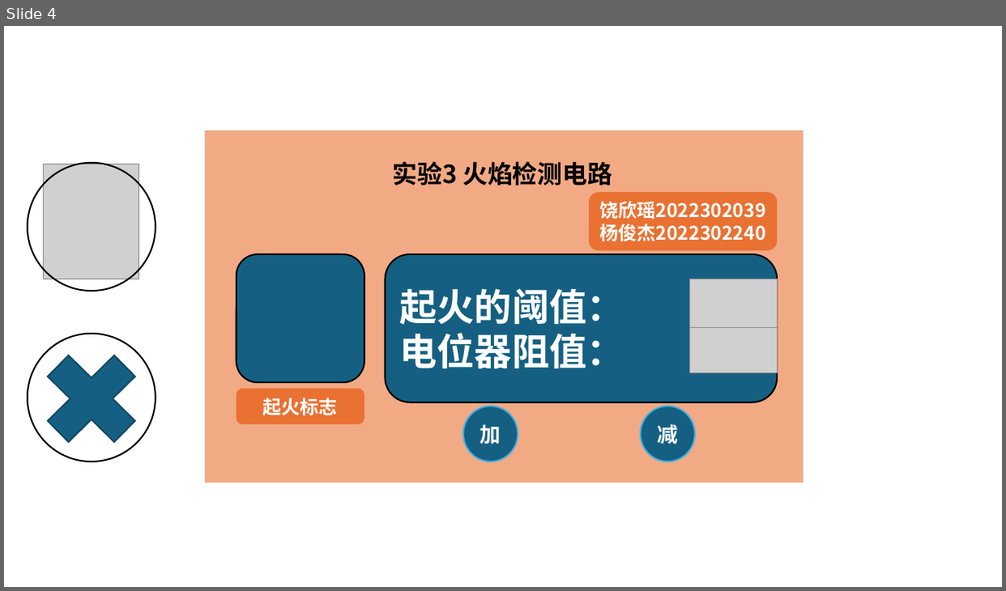
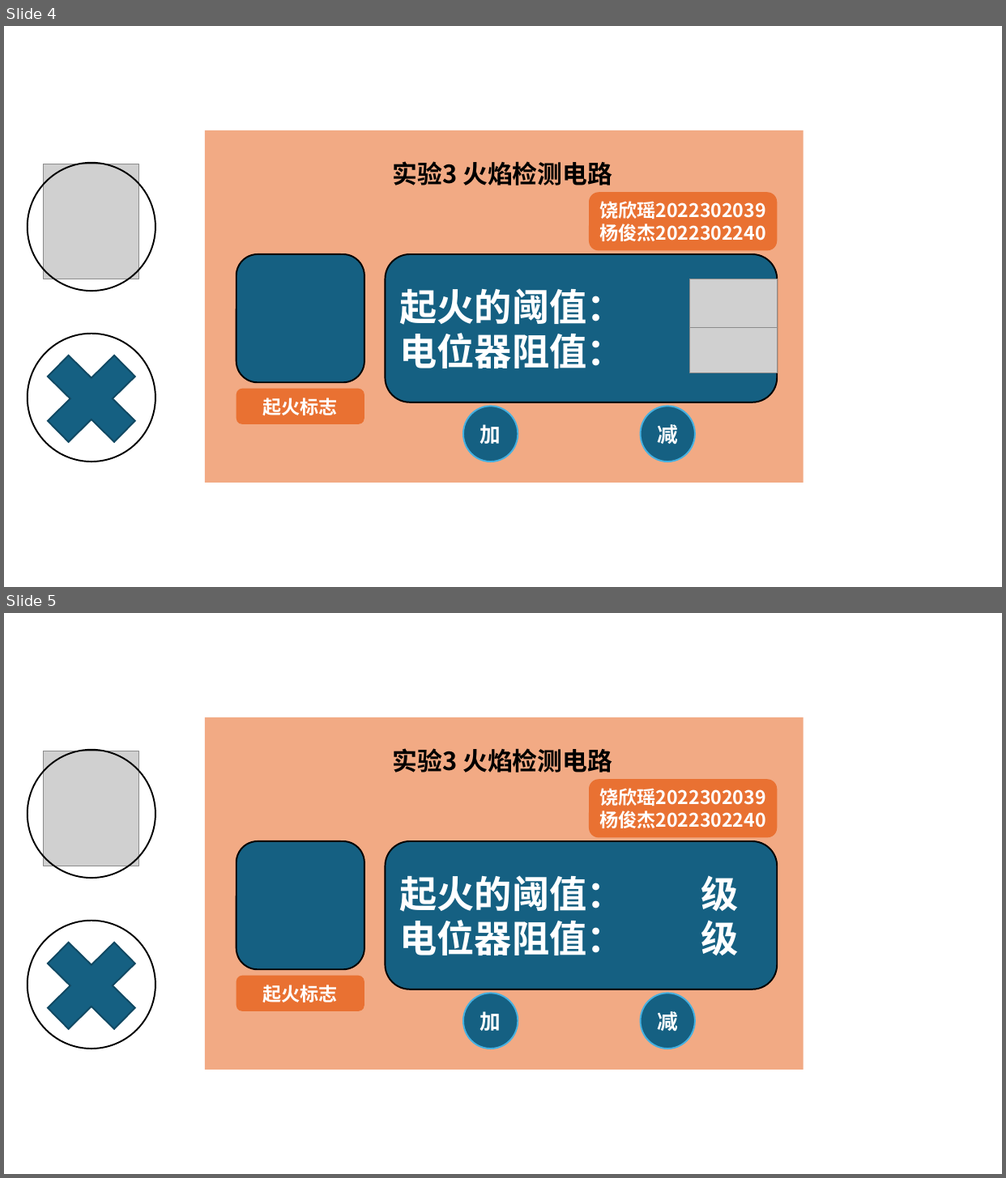
Before and after one commit to Rtwotwo/Micro-Development, a slide deck: assets/Screen_UI.pptx. Shown one above the other, each under a label of ours: slide 4 before the commit, slides 4 and 5 after it. The pictures are 1006x591 and 1006x1178 pixels, drawn with LibreOffice and Linux fonts; fonts in the diff are those of the drawing; grey boxes stand for pictures. Boxes give left, top, right and bottom in pixels: in the first picture for what was removed or moved away, otherwise in the second. Text is boxed around its words. In the diff, an @@ line names an element or a change of style, - is before the commit and + after.

```diff
--- a/assets/Screen_UI.pptx
+++ b/assets/Screen_UI.pptx
@@ slide 5 added at (4, 613, 1002, 1174), background #FFFFFF @@
@@ rectangle added at (205, 717, 803, 1071), fill #F2AA84 @@
@@ ellipse added at (27, 750, 155, 878), outline #000000 1.5 pt @@
@@ picture added at (44, 751, 138, 866) @@
@@ text added at (393, 748, 612, 773), 24 pt, text #000000, bold @@
+实验3 火焰检测电路
@@ rounded rectangle added at (589, 779, 777, 837), fill #E97132, 18 pt, text #FFFFFF, bold @@
+饶欣瑶2022302039
+杨俊杰2022302240
@@ rounded rectangle added at (236, 841, 364, 969), fill #156082, outline #000000 1.5 pt @@
@@ rounded rectangle added at (385, 841, 778, 990), fill #156082, outline #000000 1.5 pt, 36 pt, text #FFFFFF, bold @@
+起火的阈值： 级
+电位器阻值： 级
@@ ellipse added at (27, 921, 155, 1049), outline #000000 1.5 pt @@
@@ cross added at (27, 923, 155, 1049), fill #156082, outline #104862 1.5 pt @@
@@ rounded rectangle added at (236, 976, 364, 1012), fill #E97132, 18 pt, text #FFFFFF, bold @@
+起火标志
@@ ellipse added at (463, 994, 518, 1049), fill #156082, outline #46B1E1 1.5 pt, 20 pt, text #FFFFFF, bold @@
+加
@@ ellipse added at (641, 994, 695, 1049), fill #156082, outline #46B1E1 1.5 pt, 20 pt, text #FFFFFF, bold @@
+减
```
Also in this commit, not shown: 56 other files.
